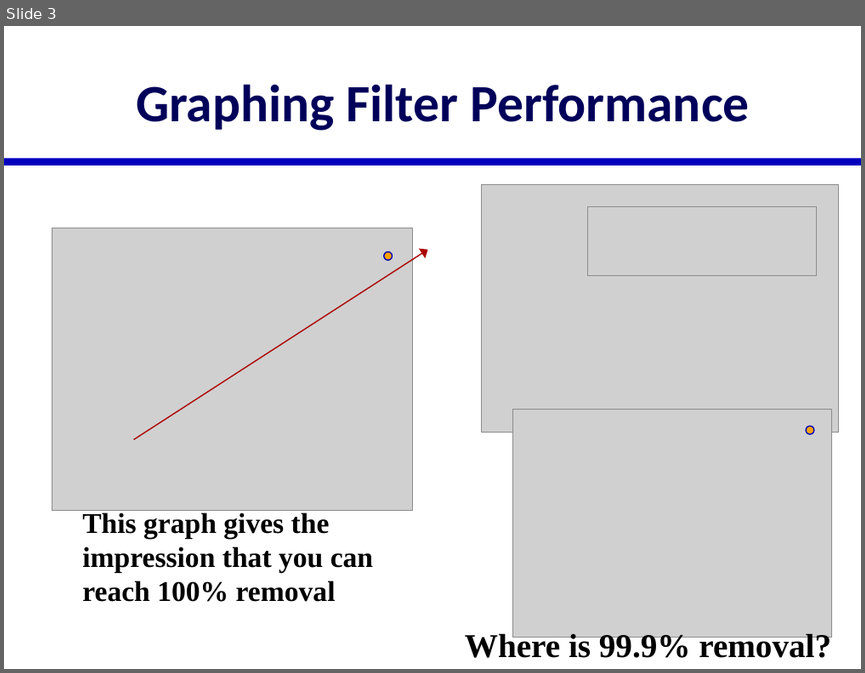
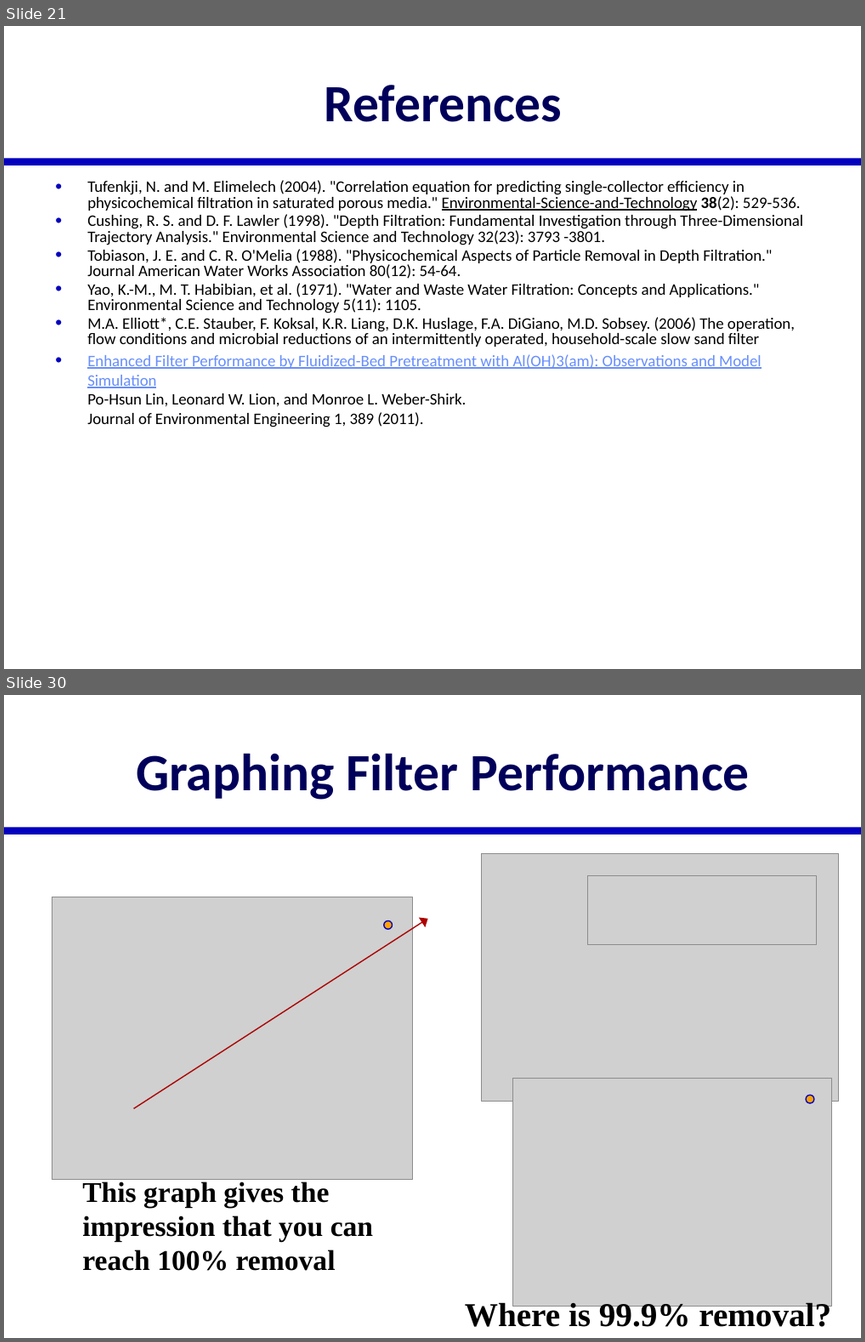
Before and after one commit to monroews/CEE4520Lectures, a slide deck: Extras/Filtration Extras.pptx. Shown one above the other, each under a label of ours: slide 3 before the commit, slides 21 and 30 after it; the slides between them are not shown. The pictures are 865x673 and 865x1342 pixels, drawn with LibreOffice and Linux fonts; fonts in the diff are those of the drawing; grey boxes stand for pictures. Boxes give left, top, right and bottom in pixels: in the first picture for what was removed or moved away, otherwise in the second. Text is boxed around its words. In the diff, an @@ line names an element or a change of style, - is before the commit and + after.

Commit message:
update lectures

```diff
--- a/Extras/Filtration Extras.pptx
+++ b/Extras/Filtration Extras.pptx
@@ slide 21 added at (4, 26, 861, 669), background #FFFFFF; not listed: 1 template element that a slide beside it also shows @@
@@ title added at (324, 85, 562, 122), 44 pt, text #00005A, bold @@
+References
@@ text added at (87, 180, 803, 427), 13.5 pt, text #000000 @@
+• Tufenkji, N. and M. Elimelech (2004). "Correlation equation for predicting single-collector efficiency in physicochemical filtration in saturated porous media." Environmental-Science-and-Technology 38(2): 529-536.
+• Cushing, R. S. and D. F. Lawler (1998). "Depth Filtration: Fundamental Investigation through Three-Dimensional Trajectory Analysis." Environmental Science and Technology 32(23): 3793 -3801.
+• Tobiason, J. E. and C. R. O'Melia (1988). "Physicochemical Aspects of Particle Removal in Depth Filtration." Journal American Water Works Association 80(12): 54-64.
+• Yao, K.-M., M. T. Habibian, et al. (1971). "Water and Waste Water Filtration: Concepts and Applications." Environmental Science and Technology 5(11): 1105.
+• M.A. Elliott*, C.E. Stauber, F. Koksal, K.R. Liang, D.K. Huslage, F.A. DiGiano, M.D. Sobsey. (2006) The operation, flow conditions and microbial reductions of an intermittently operated, household-scale slow sand filter
+• Enhanced Filter Performance by Fluidized-Bed Pretreatment with Al(OH)3(am): Observations and Model Simulation
+  Po-Hsun Lin, Leonard W. Lion, and Monroe L. Weber-Shirk.
+  Journal of Environmental Engineering 1, 389 (2011).
@@ what was slide 3 is now slide 30 @@
```
Also in this commit, not shown: 3 slides changed, 26 other slides added, 4 other files.
